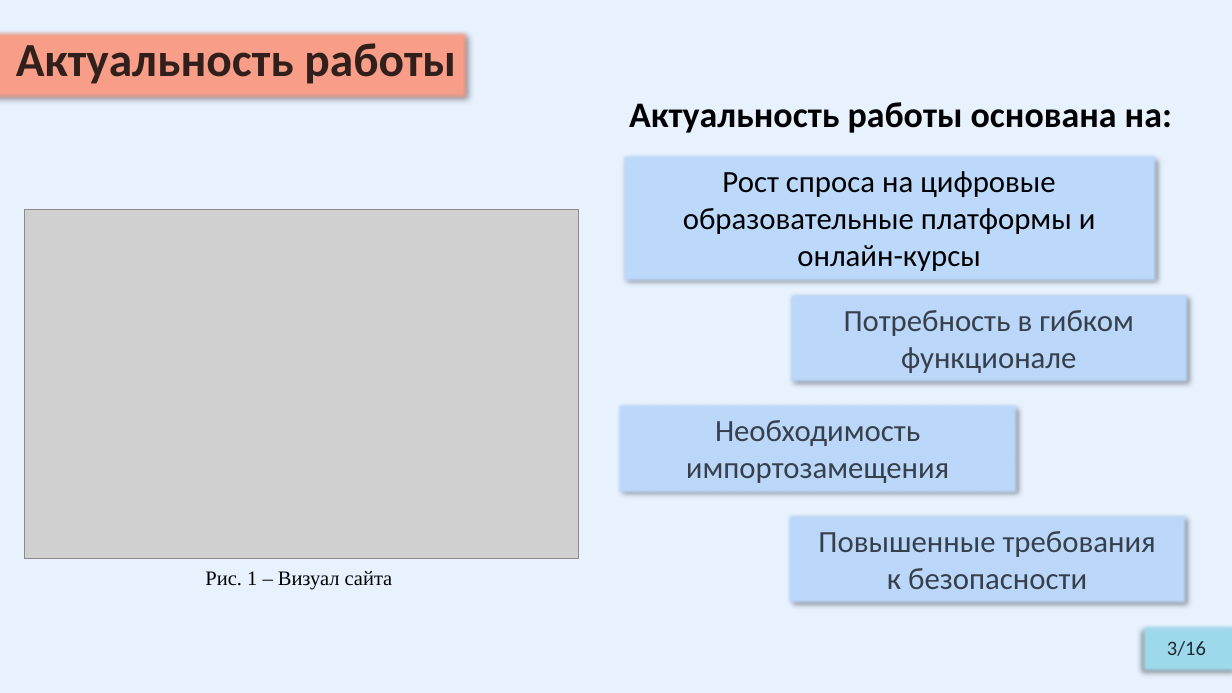
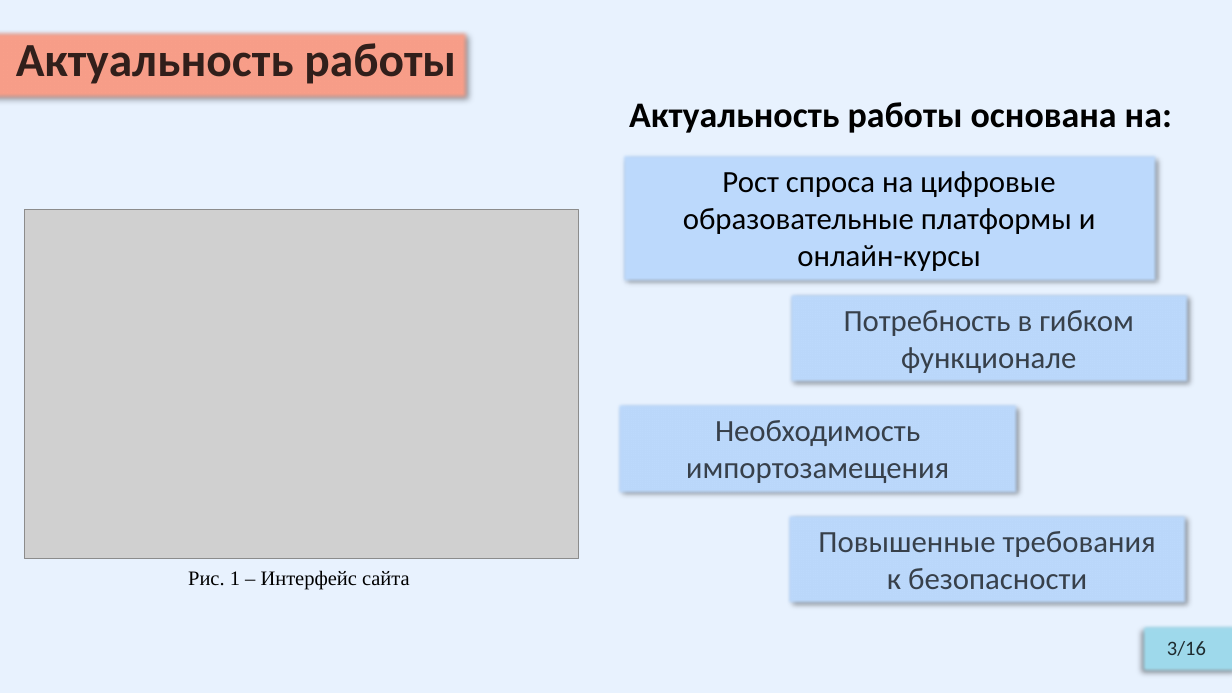
Before and after one commit to Relax-FM/Diploma, a slide deck: slide 3 of master/Diploma/presentation/OnyushevA_RK6-41M_v2.pptx. Drawn at 1232x693 pixels with LibreOffice and Linux fonts; fonts in the diff are those of the drawing; grey boxes stand for pictures. Boxes give left, top, right and bottom in pixels: in the first picture for what was removed or moved away, otherwise in the second. Text is boxed around its words. In the diff, an @@ line names an element or a change of style, - is before the commit and + after.

```diff
--- a/master/Diploma/presentation/OnyushevA_RK6-41M_v2.pptx
+++ b/master/Diploma/presentation/OnyushevA_RK6-41M_v2.pptx
@@ text at [188, 570, 410, 590]: text changed @@
-Рис. 1 – Визуал сайта
+Рис. 1 – Интерфейс сайта
```
Also in this commit, not shown: 2 other slides changed.
